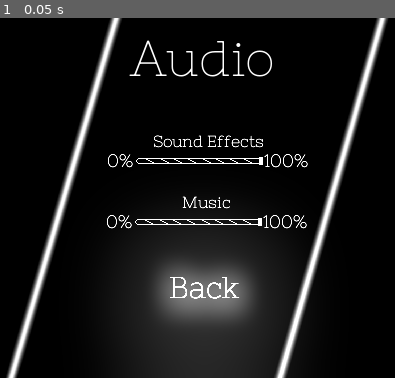
Above: before the commit, frame 1.
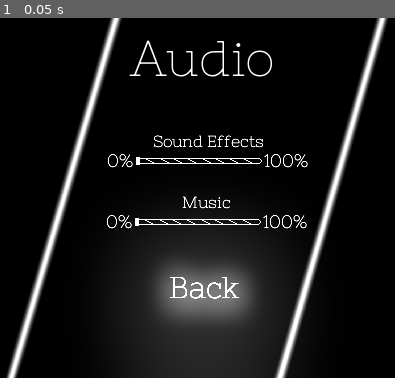
Above: after the commit, the same moment.

Repository: epimetheusgames/EyeSore
Game: Godot game, scene res://AudioMenu.tscn
Same seed, same stepped clock (60 frames per second), same inputs: the game is played once before the commit and once after it. This scene is started directly instead of the project's main scene.
Inputs:
- Up to frame 1 (0.05 s): no input

The runs differ from the first frame. In frame 1, less than 0.1% of the frame differs, in the area x 34-67%, y 38-58%.

Commit message:
Awesomely save the audio now in the keybinds file

Diff:
--- a/OGPC_Project_Native_Directory/AudioMenu.gd
+++ b/OGPC_Project_Native_Directory/AudioMenu.gd
@@ -3,6 +3,13 @@
 var selected = 0
 var prev_selected = 0
 onready var options = [$Label2]
+
+
+func _ready():
+	var data = $SaveFunctionality.get_game_data()
+	$Music.set_value(data[5])
+	$SFX.set_value(data[6])
+	print('hi')
 
 func _process(delta):
 	for option in range(len(options)):
@@ -17,11 +24,14 @@
 
 	if Input.is_action_just_pressed("ui_accept"):
 		get_parent().Play_Click_SFX()
-		if selected == 0: # soon to be 4
+		if selected == 0:
+			$SaveFunctionality.save_audio($Music.get_value(), $SFX.get_value())
+			print($SaveFunctionality.data["keybinds"]["music-audio"])
+			$SaveFunctionality.save_game()
 			get_parent().Open_Options_Menu(self)
 
-	set_bus_volume(1, $Slider2.get_value()/100)
-	set_bus_volume(2, $Slider.get_value()/100)
+	set_bus_volume(1, $Music.get_value()/100)
+	set_bus_volume(2, $SFX.get_value()/100)
 
 	prev_selected = selected
 
--- a/OGPC_Project_Native_Directory/AudioMenu.tscn
+++ b/OGPC_Project_Native_Directory/AudioMenu.tscn
@@ -1,6 +1,7 @@
-[gd_scene load_steps=9 format=2]
+[gd_scene load_steps=10 format=2]
 
 [ext_resource path="res://Fonts/PTMono-Regular.ttf" type="DynamicFontData" id=1]
+[ext_resource path="res://Save_Data.gd" type="Script" id=2]
 [ext_resource path="res://MainMenuSprites/OGPC_Main_Menu_Background_Sprite_Blurred.png" type="Texture" id=3]
 [ext_resource path="res://AudioMenu.gd" type="Script" id=4]
 [ext_resource path="res://Slider.tscn" type="PackedScene" id=5]
@@ -76,8 +77,11 @@
 text = "Music"
 align = 1
 
-[node name="Slider" parent="." instance=ExtResource( 5 )]
+[node name="Music" parent="." instance=ExtResource( 5 )]
+position = Vector2( 245, 199 )
+
+[node name="SFX" parent="." instance=ExtResource( 5 )]
 position = Vector2( 246, 138 )
 
-[node name="Slider2" parent="." instance=ExtResource( 5 )]
-position = Vector2( 245, 199 )
+[node name="SaveFunctionality" type="Node2D" parent="."]
+script = ExtResource( 2 )
--- a/OGPC_Project_Native_Directory/Save_Data.gd
+++ b/OGPC_Project_Native_Directory/Save_Data.gd
@@ -30,6 +30,8 @@
 }
 
 const default_keybind_data = {
+	"sfx-audio": 1,
+	"music-audio": 1,
 	"bullet-type": 0,
 	"bullet": 83,
 	"jump-type": 0,
@@ -46,8 +48,12 @@
 	"res://Levels/Level1.tscn"
 ]
 
+func save_audio(music, sfx):
+	data["keybinds"] = get_game_data()[4]
+	data["keybinds"]["music-audio"] = music # Ya I know I'll rename the file to game-unspecific-data.json
+	data["keybinds"]["sfx-audio"] = sfx
+
 func save_keybinds(keybinds):
-	print(data["keybinds"])
 	data["keybinds"] = keybinds
 
 func set_keybind_data_to_data():
@@ -80,7 +86,9 @@
 		data["player"]["health"],
 		Vector2(data["player"]["position_x"], data["player"]["position_y"]),
 		Vector2(data["player"]["respawn_position_x"], data["player"]["respawn_position_y"]),
-		keybind_data
+		keybind_data,
+		keybind_data["music-audio"],
+		keybind_data["sfx-audio"]
 	]
 
 func get_file_data(): # Also don't use this one unless it's from inside this file
--- a/OGPC_Project_Native_Directory/Slider.gd
+++ b/OGPC_Project_Native_Directory/Slider.gd
@@ -3,3 +3,6 @@
 
 func get_value():
 	return $HSlider.value
+
+func set_value(value):
+	$HSlider.value = value
